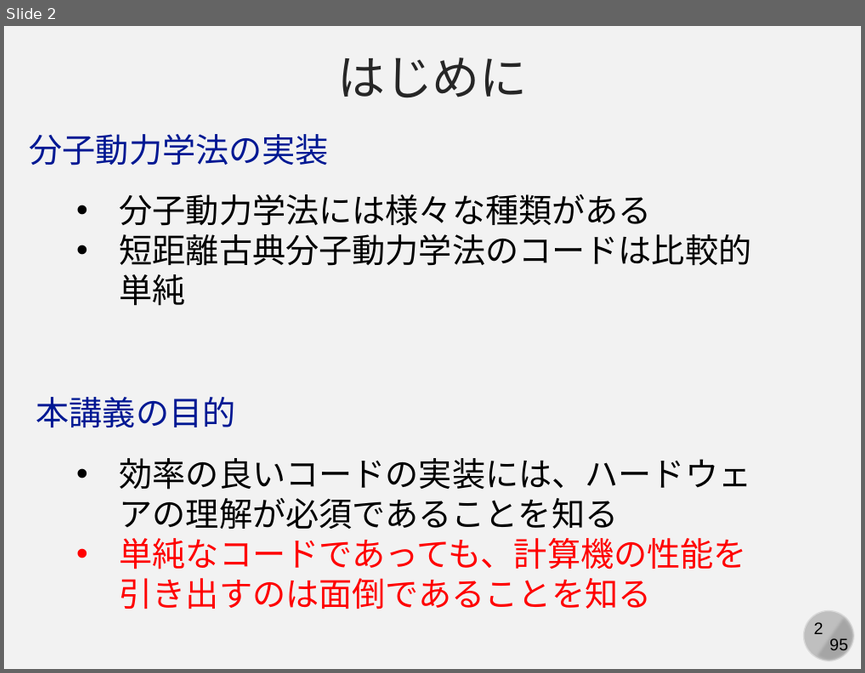
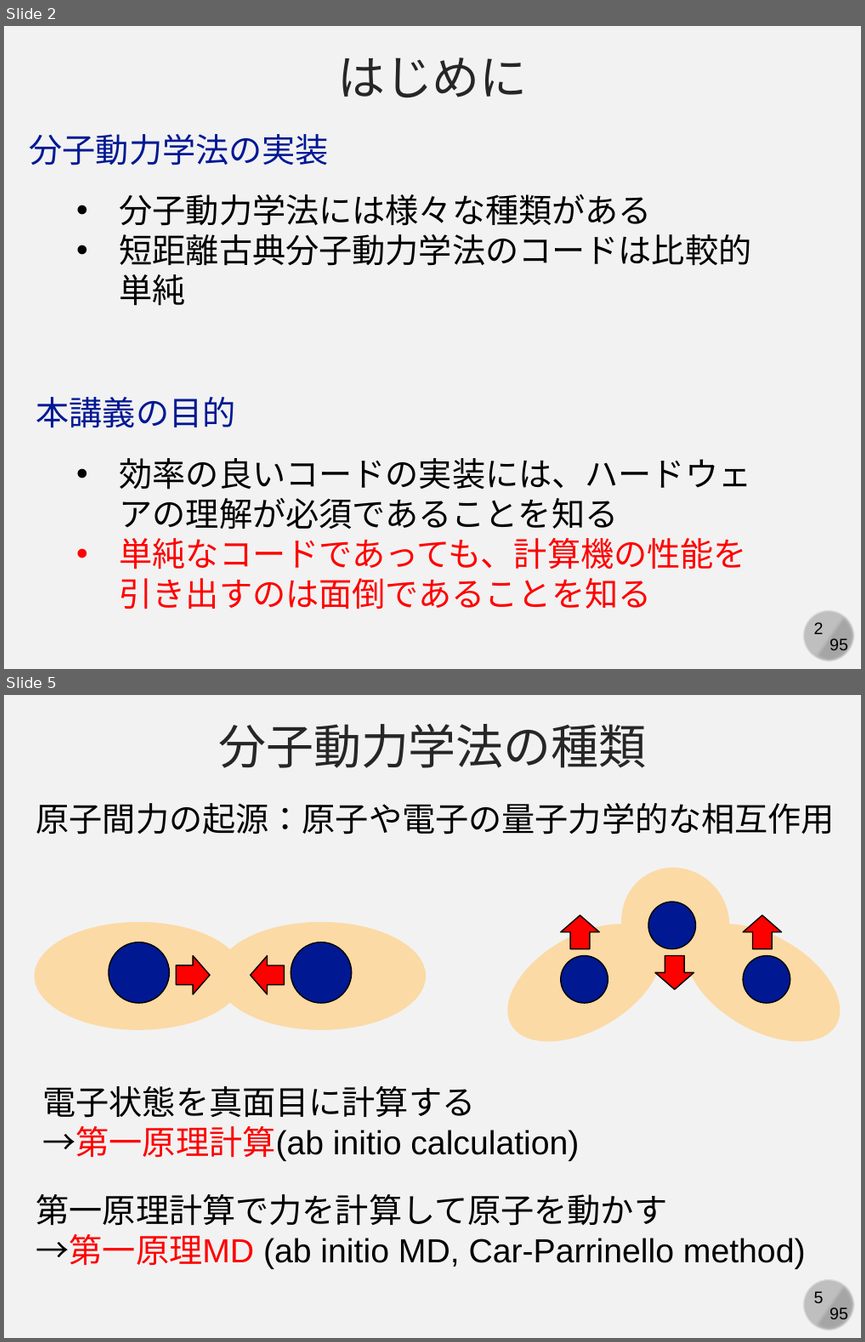
Before and after one commit to kaityo256/simulation_engineering, a slide deck: 07_md_implementation/simulation07.pptx. Shown one above the other, each under a label of ours: slide 2 before the commit, slides 2 and 5 after it; the slides between them are not shown. The pictures are 865x673 and 865x1342 pixels, drawn with LibreOffice and Linux fonts; fonts in the diff are those of the drawing. Boxes give left, top, right and bottom in pixels: in the first picture for what was removed or moved away, otherwise in the second. Text is boxed around its words. In the diff, an @@ line names an element or a change of style, - is before the commit and + after.

```diff
--- a/07_md_implementation/simulation07.pptx
+++ b/07_md_implementation/simulation07.pptx
@@ slide 5 added at bbox=[4, 695, 861, 1338], background #F2F2F2; not listed: 4 template elements that a slide beside it also shows @@
@@ text added at bbox=[218, 724, 647, 768], 40 pt, text #262626 @@
+分子動力学法の種類
@@ text added at bbox=[36, 803, 835, 834], 28 pt, text #000000 @@
+原子間力の起源：原子や電子の量子力学的な相互作用
@@ ellipse added at bbox=[601, 847, 749, 998], fill #FBDAA5 @@
@@ ellipse added at bbox=[34, 922, 243, 1030], fill #FBDAA5 @@
@@ ellipse added at bbox=[216, 922, 426, 1030], fill #FBDAA5 @@
@@ ellipse added at bbox=[488, 900, 681, 1066], fill #FBDAA5 @@
@@ right arrow added at bbox=[560, 915, 599, 948], fill #FF0000, outline #000000 1 pt @@
@@ ellipse added at bbox=[648, 902, 695, 948], fill #011893, outline #000000 1 pt @@
@@ ellipse added at bbox=[666, 900, 859, 1066], fill #FBDAA5 @@
@@ right arrow added at bbox=[743, 915, 781, 948], fill #FF0000, outline #000000 1 pt @@
@@ ellipse added at bbox=[109, 941, 170, 1003], fill #011893, outline #000000 1 pt @@
@@ ellipse added at bbox=[291, 941, 352, 1003], fill #011893, outline #000000 1 pt @@
@@ right arrow added at bbox=[177, 955, 210, 994], fill #FF0000, outline #000000 1 pt @@
@@ right arrow added at bbox=[250, 955, 284, 994], fill #FF0000, outline #000000 1 pt @@
@@ ellipse added at bbox=[561, 955, 608, 1003], fill #011893, outline #000000 1 pt @@
@@ right arrow added at bbox=[655, 955, 693, 989], fill #FF0000, outline #000000 1 pt @@
@@ ellipse added at bbox=[743, 955, 789, 1003], fill #011893, outline #000000 1 pt @@
@@ text added at bbox=[43, 1086, 579, 1161], 28 pt, text #000000 @@
+電子状態を真面目に計算する
+→第一原理計算(ab initio calculation)
@@ text added at bbox=[36, 1194, 806, 1269], 28 pt, text #000000 @@
+第一原理計算で力を計算して原子を動かす
+→第一原理MD (ab initio MD, Car-Parrinello method)
```
Also in this commit, not shown: 2 slides changed, 5 other slides added, 1 slide removed.
